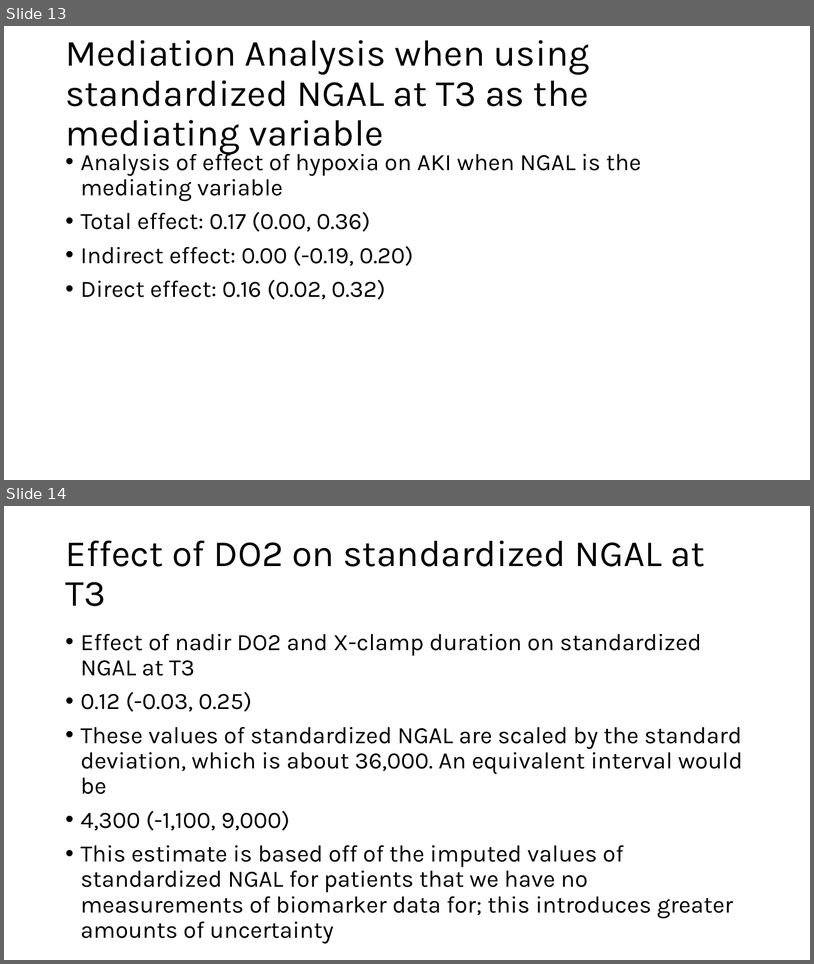
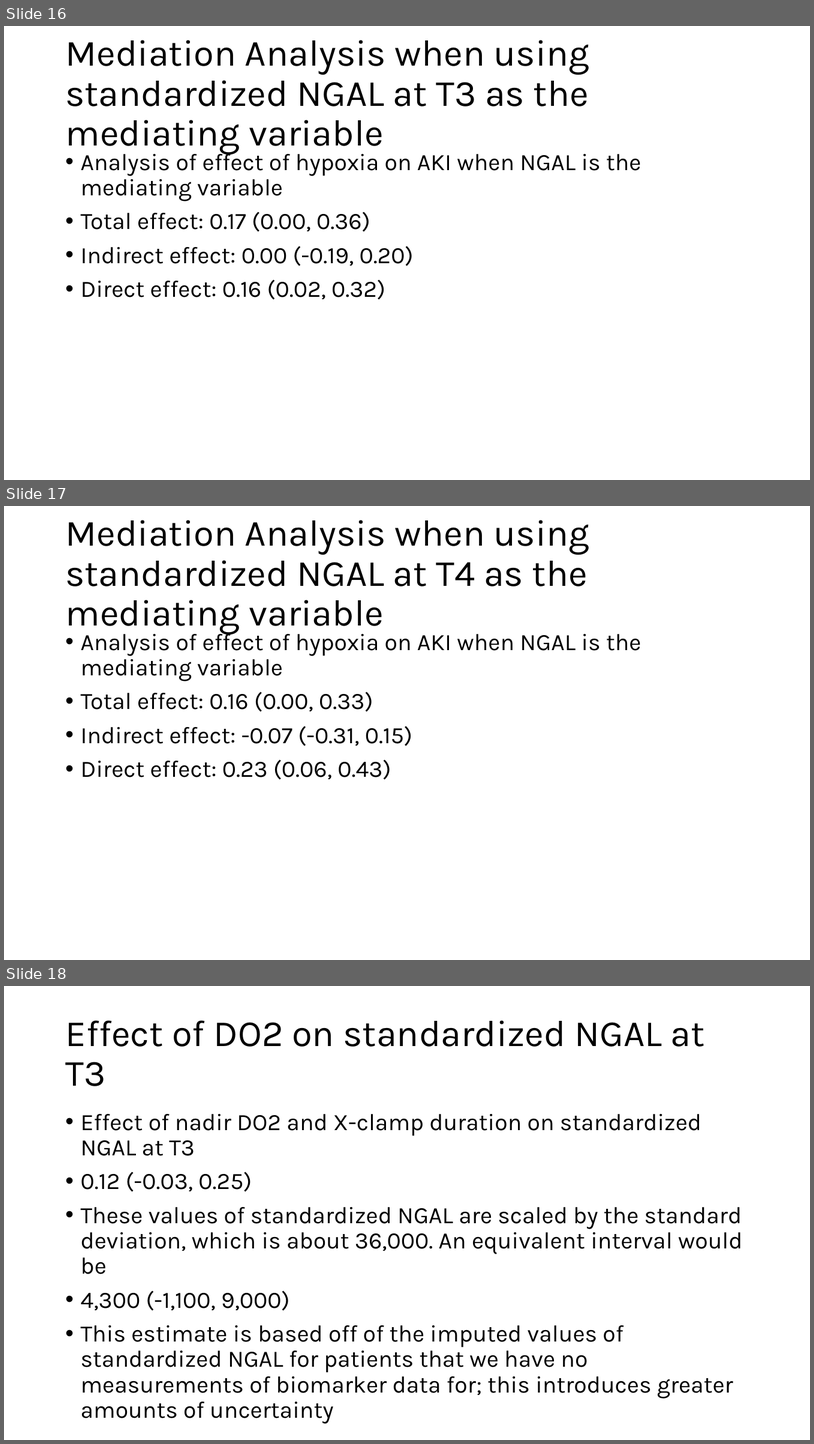
Before and after one commit to jacobmchen/imputation_pipeline, a slide deck: exploratory_analysis/plots/compare_plots.pptx. Shown one above the other, each under a label of ours: slides 13 and 14 before the commit, slides 16, 17 and 18 after it. The pictures are 814x964 and 814x1444 pixels, drawn with LibreOffice and Linux fonts; fonts in the diff are those of the drawing. Boxes give left, top, right and bottom in pixels: in the first picture for what was removed or moved away, otherwise in the second. Text is boxed around its words. In the diff, an @@ line names an element or a change of style, - is before the commit and + after.

Commit message:
add analysis when using stand NGAL at T4 as mediating variable

```diff
--- a/exploratory_analysis/plots/compare_plots.pptx
+++ b/exploratory_analysis/plots/compare_plots.pptx
@@ slide 17 added at (4,506,810,960), background #FFFFFF @@
@@ title added at (65,520,590,634), 44 pt, text #000000 @@
+Mediation Analysis when using standardized NGAL at T4 as the mediating variable
@@ text added at (81,629,641,780), 28 pt, text #000000 @@
+• Analysis of effect of hypoxia on AKI when NGAL is the mediating variable
+• Total effect: 0.16 (0.00, 0.33)
+• Indirect effect: -0.07 (-0.31, 0.15)
+• Direct effect: 0.23 (0.06, 0.43)
@@ what was slide 13 is now slide 16 @@
@@ what was slide 14 is now slide 18 @@
```
Also in this commit, not shown: 3 other slides added, 6 other files.
